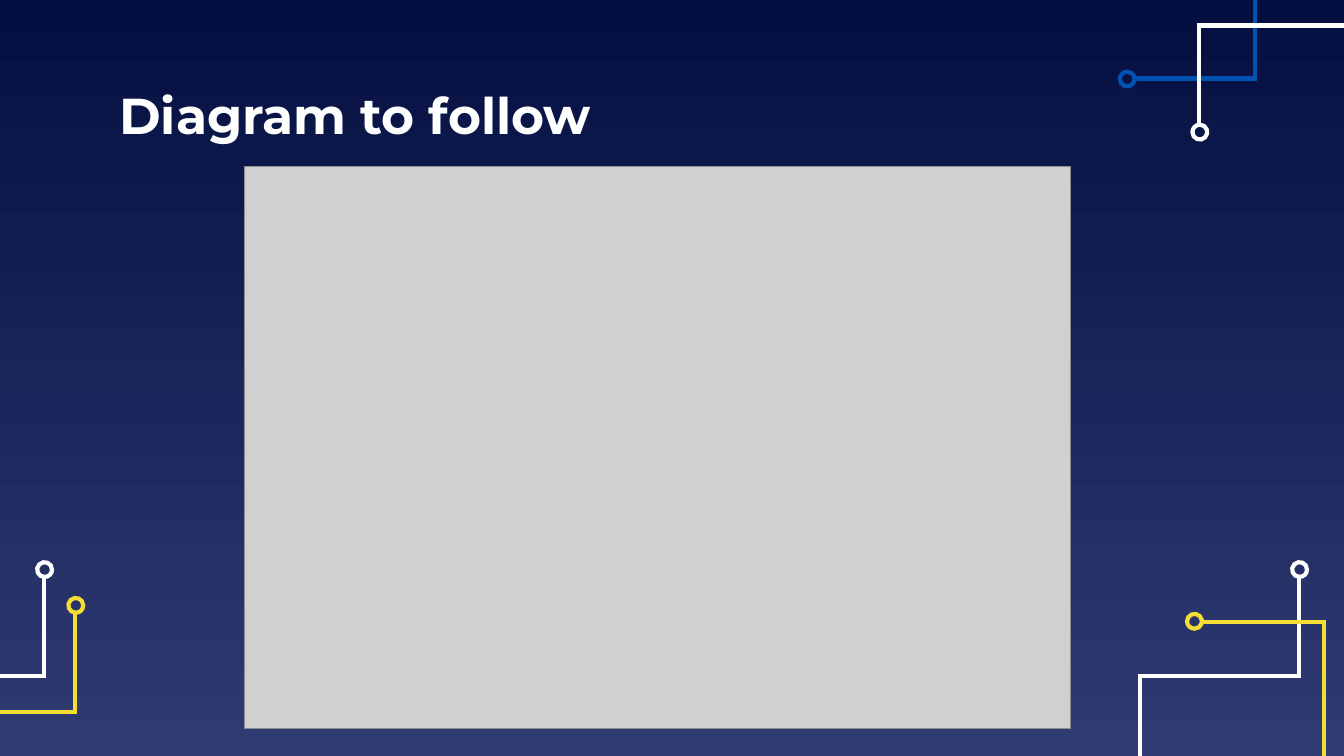
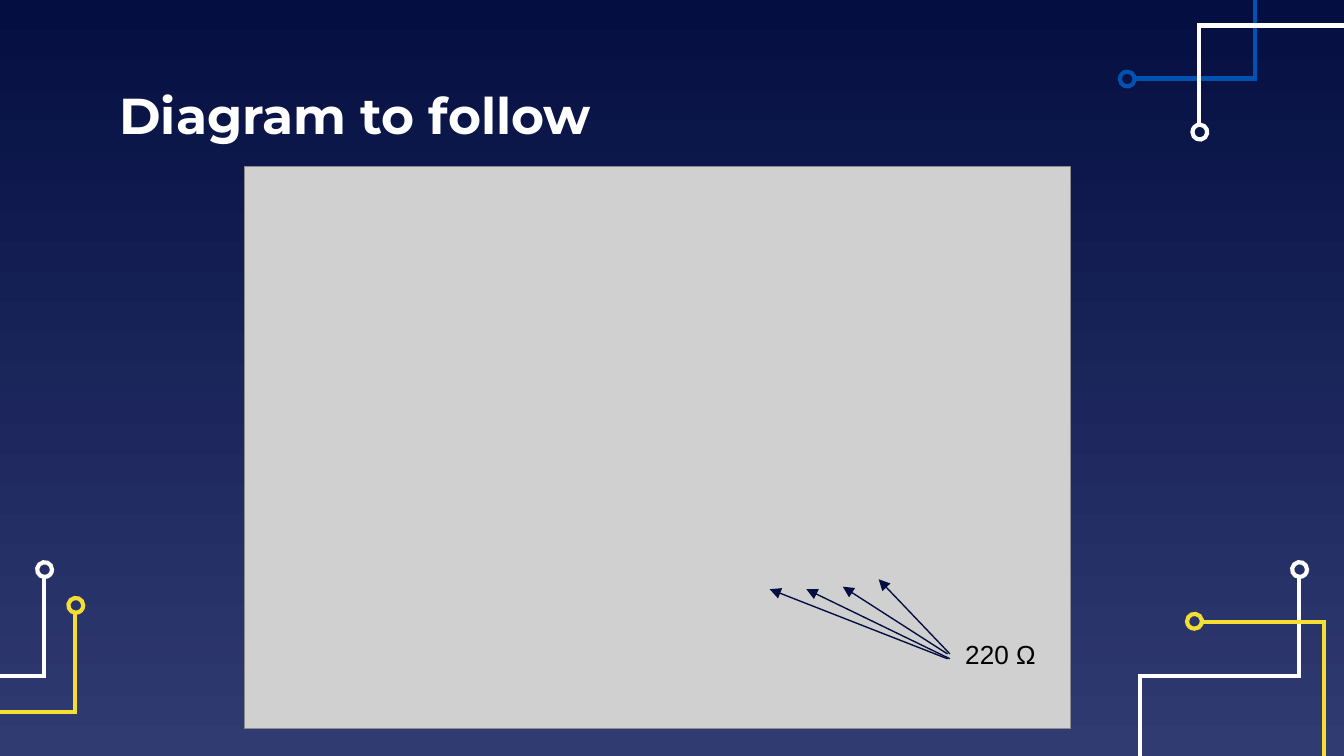
Before and after one commit to EELabMan/Arduino-3-Motors-and-Servos, a slide deck: slide 33 of Arduino Workshop 3 Motors and Servos.pptx. Drawn at 1344x756 pixels with LibreOffice and Linux fonts; fonts in the diff are those of the drawing; grey boxes stand for pictures. Boxes give left, top, right and bottom in pixels: in the first picture for what was removed or moved away, otherwise in the second. Text is boxed around its words. In the diff, an @@ line names an element or a change of style, - is before the commit and + after.

```diff
--- a/Arduino Workshop 3 Motors and Servos.pptx
+++ b/Arduino Workshop 3 Motors and Servos.pptx
@@ arrow added from (948, 659) to (770, 589), #040E41 0.75 pt @@
@@ arrow added from (950, 659) to (806, 589), #040E41 0.75 pt @@
@@ arrow added from (948, 655) to (843, 587), #040E41 0.75 pt @@
@@ arrow added from (950, 655) to (879, 579), #040E41 0.75 pt @@
@@ text added at bbox=[965, 645, 1036, 665], 14 pt, text #000000 @@
+220 Ω
```
Also in this commit, not shown: 3 other slides changed, 1 slide removed.
